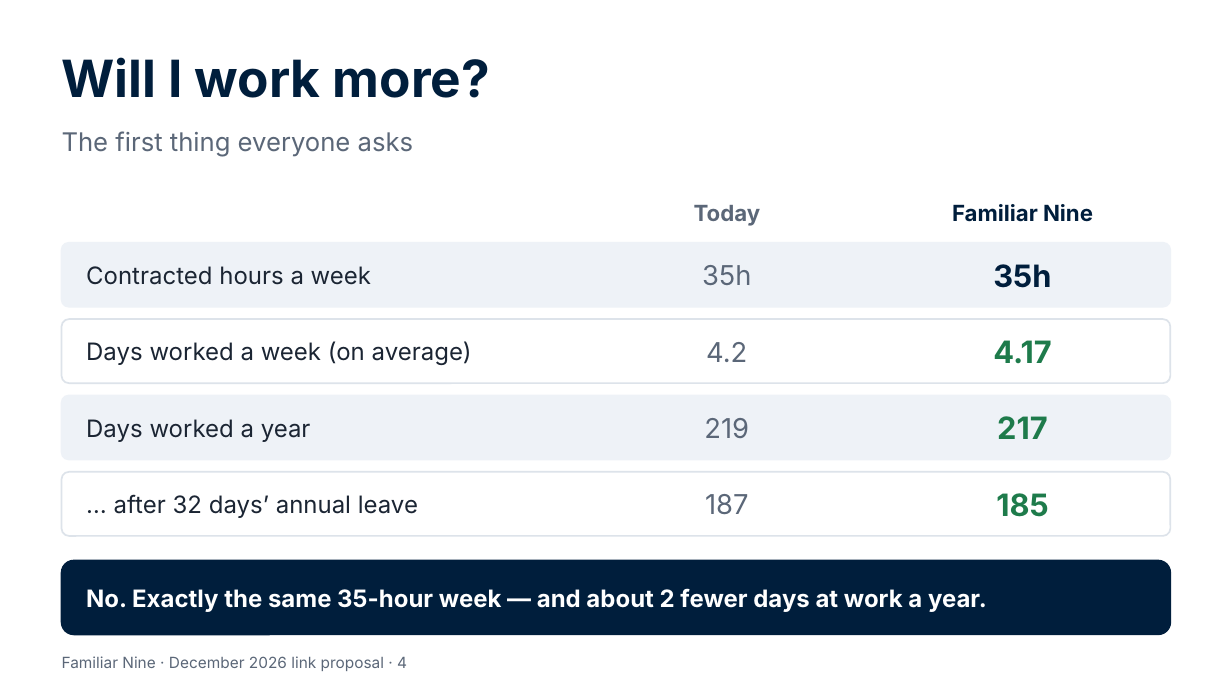
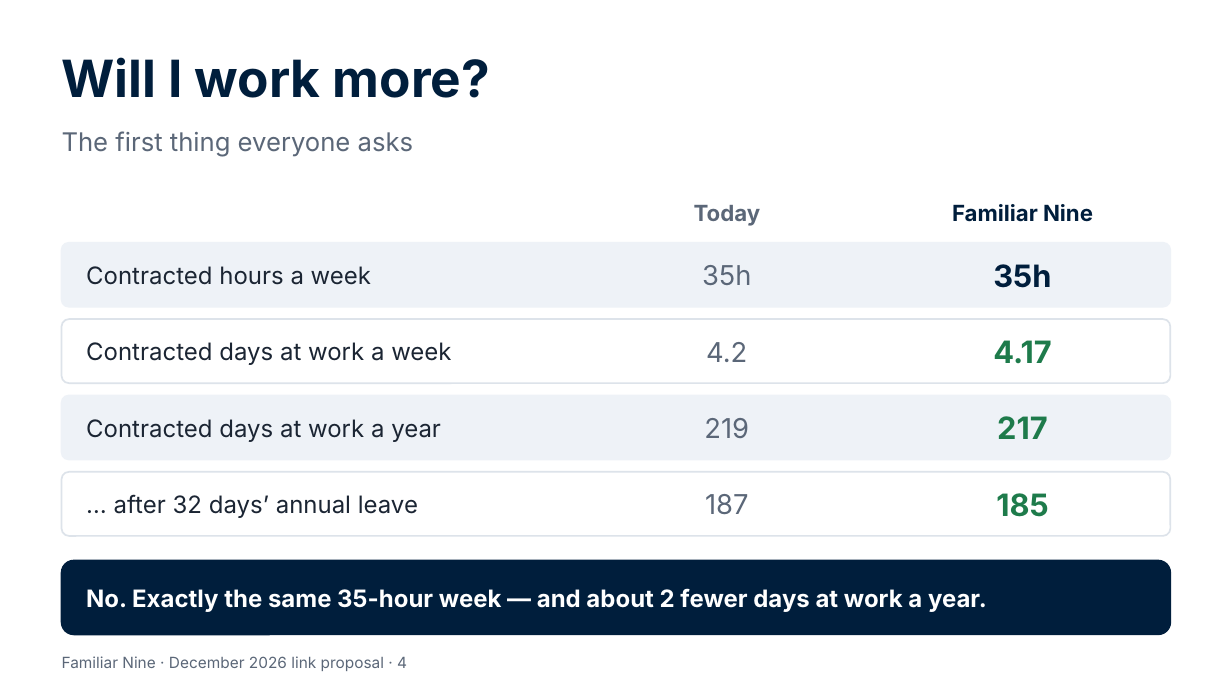
Before and after one commit to Garethdavidmiller/roster-app, a slide deck: slide 4 of docs/proposals/presentations/Familiar-Nine-for-colleagues.pptx. Drawn at 1232x693 pixels with LibreOffice and Linux fonts; fonts in the diff are those of the drawing. Boxes give left, top, right and bottom in pixels: in the first picture for what was removed or moved away, otherwise in the second. Text is boxed around its words. In the diff, an @@ line names an element or a change of style, - is before the commit and + after.

```diff
--- a/docs/proposals/presentations/Familiar-Nine-for-colleagues.pptx
+++ b/docs/proposals/presentations/Familiar-Nine-for-colleagues.pptx
@@ text at box(86, 342, 451, 365): text changed @@
-Days worked a week (on average)
+Contracted days at work a week
@@ text at box(86, 419, 441, 442): text changed @@
-Days worked a year
+Contracted days at work a year
```
Also in this commit, not shown: 6 other slides changed, 5 other files.
